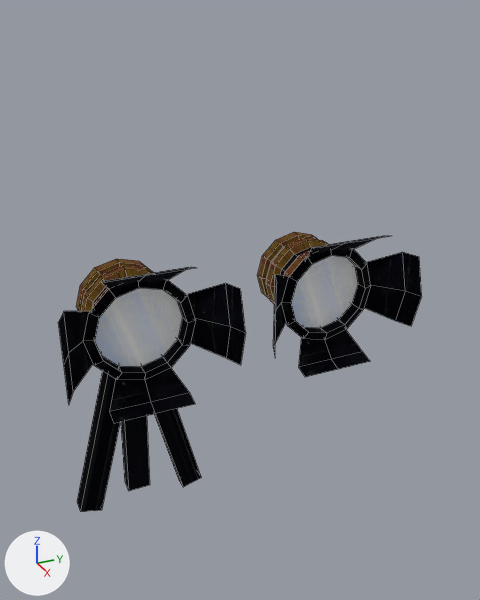
An edit to the Blender file 3D/VHSProject/HungaryZone/Spotlights/Spotlights.blend, drawn before and after from the same camera.
One viewpoint serves both versions: a camera (50 mm lens) standing at (14.59, -3.61, 7.13) and looking at (0.19, 2.87, -0.07). The lights are fixed; the arrows at lower left show +X, +Y and +Z. The older version comes first. Mesh edges are drawn as thin lines.

Before the edit, the objects in view are built like this:
```python
me_cylinder = bpy.data.meshes.new('Cylinder')
me_cylinder.from_pydata(...)  # 253 vertices, 222 faces, 2 loose edges; spans x -1.84..5.9, y -1.97..2.17, z -1.1..2.1
# faces by material slot: [118, 103, 1]
me_cylinder.materials.append(mat_spotlight)  # picture img_spotlights_texturemod1_jpg
me_cylinder.materials.append(mat_details)  # picture img_spotlights_texturemod2_jpg
me_cylinder.materials.append(mat_light)  # picture img_spotlight_texturemod3_png
me_cylinder_001 = bpy.data.meshes.new('Cylinder.001')
me_cylinder_001.from_pydata(...)  # 236 vertices, 200 faces, 4 loose edges; spans x -1.84..1.87, y -1.97..2.17, z -1.0..2.1
# faces by material slot: [92, 107, 1]
me_cylinder_001.materials.append(mat_spotlight_001)  # picture img_spotlights_texturemod1_jpg_001
me_cylinder_001.materials.append(mat_details_001)  # picture img_spotlights_texturemod2_jpg_001
me_cylinder_001.materials.append(mat_light_001)  # picture img_spotlight_texturemod3_png_001
ob_spotlight1 = bpy.data.objects.new('Spotlight1', me_cylinder)
ob_spotlight1.location = (0.0, 0.0, 0.0)
ob_spotlight1.rotation_euler = (0.0, 1.571, 0.0)  # degrees (0, 90, 0)
ob_spotlight2 = bpy.data.objects.new('Spotlight2', me_cylinder_001)
ob_spotlight2.location = (0.0, 5.06, 0.0)
ob_spotlight2.rotation_euler = (0.0, 1.571, 0.0)  # degrees (0, 90, 0)
```
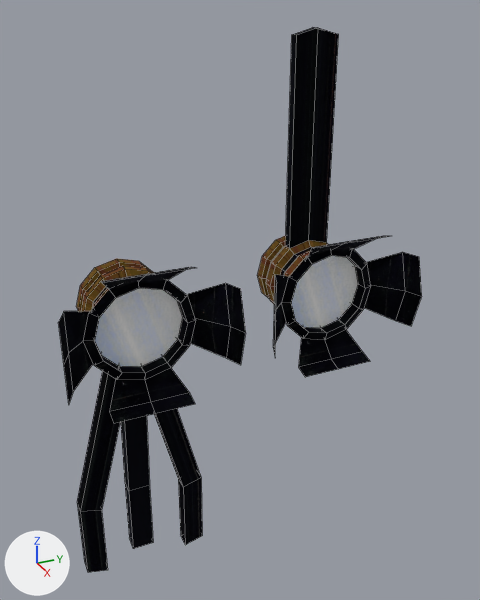
What changed in the scene script:
```text
Change me_cylinder:
    used by ob_spotlight1; location = (0.0, 0.0, 0.0); rotation_euler = (0.0, 1.571, 0.0), in degrees (0, 90, 0)
    remove me_cylinder.from_pydata(...)  # 253 vertices, 222 faces, 2 loose edges; spans x -1.84..5.9, y -1.97..2.17, z -1.1..2.1
    add me_cylinder.from_pydata(...)  # 265 vertices, 234 faces, 2 loose edges; spans x -1.84..8.17, y -1.97..2.17, z -1.16..2.1
    me_cylinder part 1
    3 faces are deleted
    12 new vertices lie (2.27, 0.0, -0.06) away from vertices in x 5.55..5.9, y -1.79..1.73, z -1.1..0.04
    15 new faces join them, mat_spotlight (picture img_spotlights_texturemod1_jpg)
Change me_cylinder_001:
    used by ob_spotlight2; location = (0.0, 5.06, 0.0); rotation_euler = (0.0, 1.571, 0.0), in degrees (0, 90, 0)
    remove me_cylinder_001.from_pydata(...)  # 236 vertices, 200 faces, 4 loose edges; spans x -1.84..1.87, y -1.97..2.17, z -1.0..2.1
    add me_cylinder_001.from_pydata(...)  # 242 vertices, 206 faces, 4 loose edges; spans x -6.45..1.87, y -1.97..2.17, z -1.0..2.1
    me_cylinder_001 part 2
    2 faces are deleted
    6 vertices are added at (-6.29, 0.57, -0.16), (-6.29, -0.57, -0.16), (-6.29, -0.57, -0.41), (-6.29, 0.57, -0.41), (-6.45, 0.0, -0.16), (-6.45, 0.0, -0.41)
    8 new faces join them, mat_spotlight_001 (picture img_spotlights_texturemod1_jpg_001)
```

Changed parts and their boxes (x1, y1, x2, y2) in the pictures (480 x 600 px):
'Spotlight1', reshaped (24% taller)
    before: (58, 259, 246, 512)
    after: (58, 259, 246, 572)
'Spotlight2', reshaped (140% taller)
    before: (257, 232, 422, 377)
    after: (257, 27, 422, 377)
part 1 of me_cylinder, built on
    after: (77, 478, 202, 572)
part 2 of me_cylinder_001, built on
    before: (286, 238, 326, 249)
    after: (285, 27, 339, 249)
